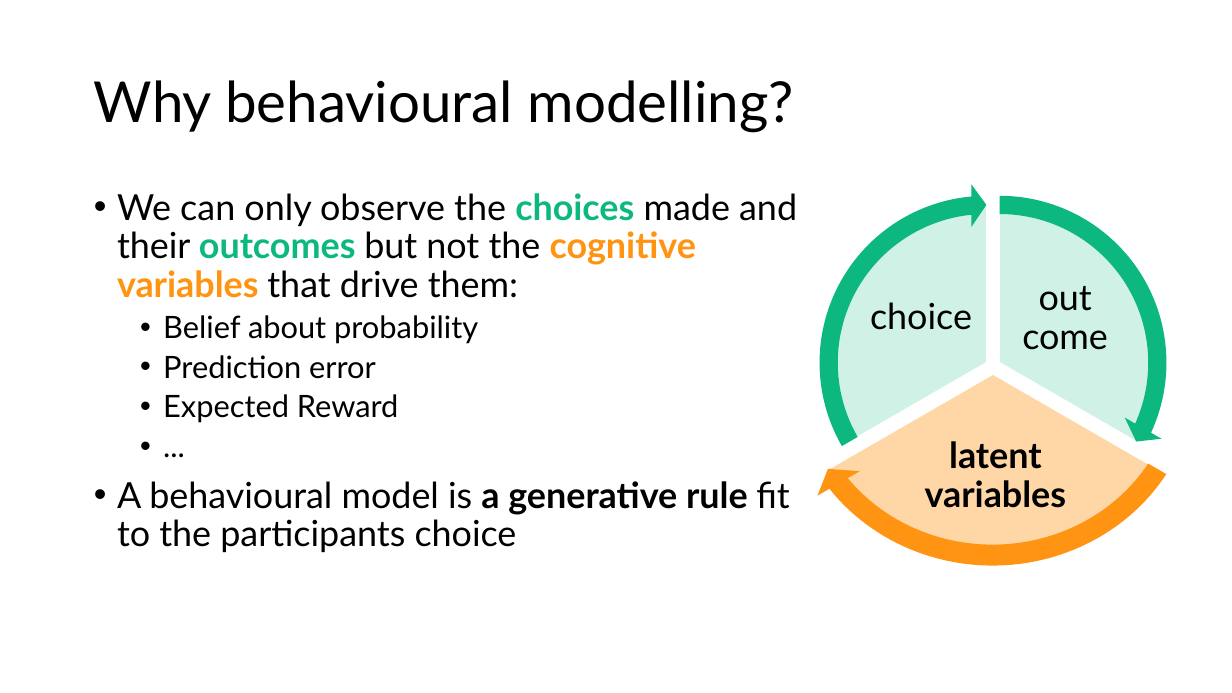
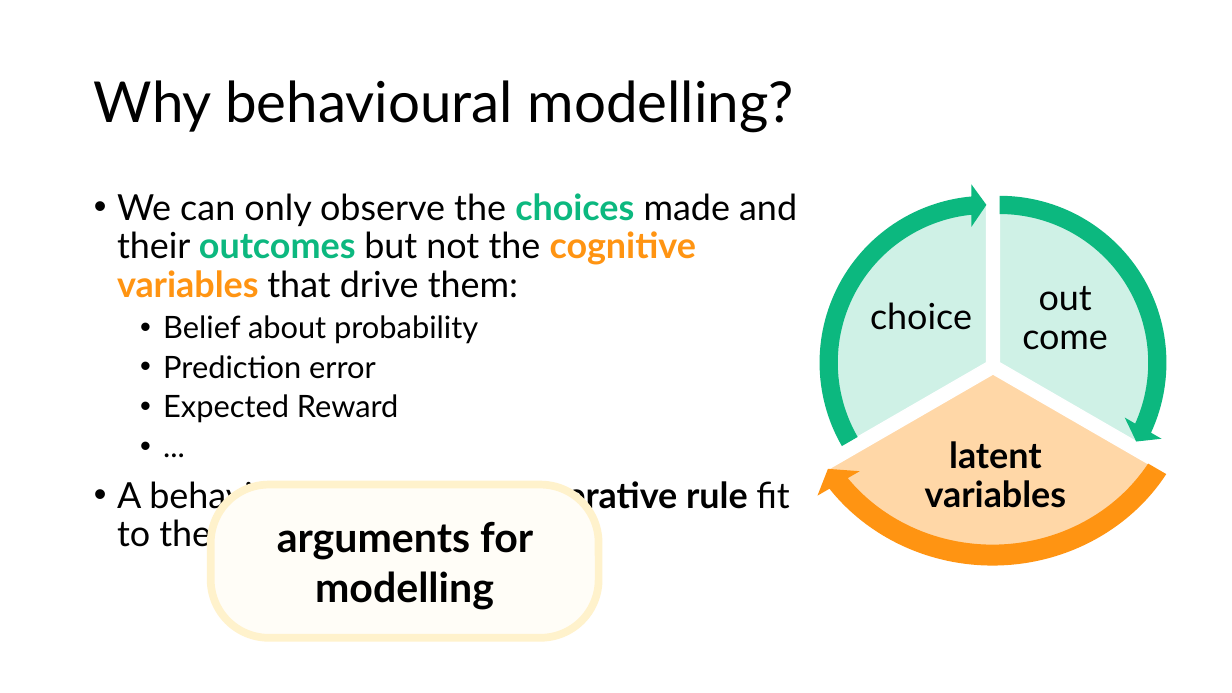
Before and after one commit to trNk27/Human_Data_Exploration, a slide deck: slide 24 of presentation/Prototype.pptx (slide 20 before the commit). Drawn at 1232x693 pixels with LibreOffice and Linux fonts; fonts in the diff are those of the drawing; background and template pictures are left out. Boxes give left, top, right and bottom in pixels: in the first picture for what was removed or moved away, otherwise in the second. Text is boxed around its words. In the diff, an @@ line names an element or a change of style, - is before the commit and + after.

```diff
--- a/presentation/Prototype.pptx
+++ b/presentation/Prototype.pptx
@@ rounded rectangle added at box(211, 484, 599, 638), fill #FFFDF7, outline #FFF2CC 6 pt, 32 pt, text #000000, bold @@
+arguments for modelling
```
Also in this commit, not shown: 4 other slides changed, 5 slides added, 1 slide removed, 2 other files.
